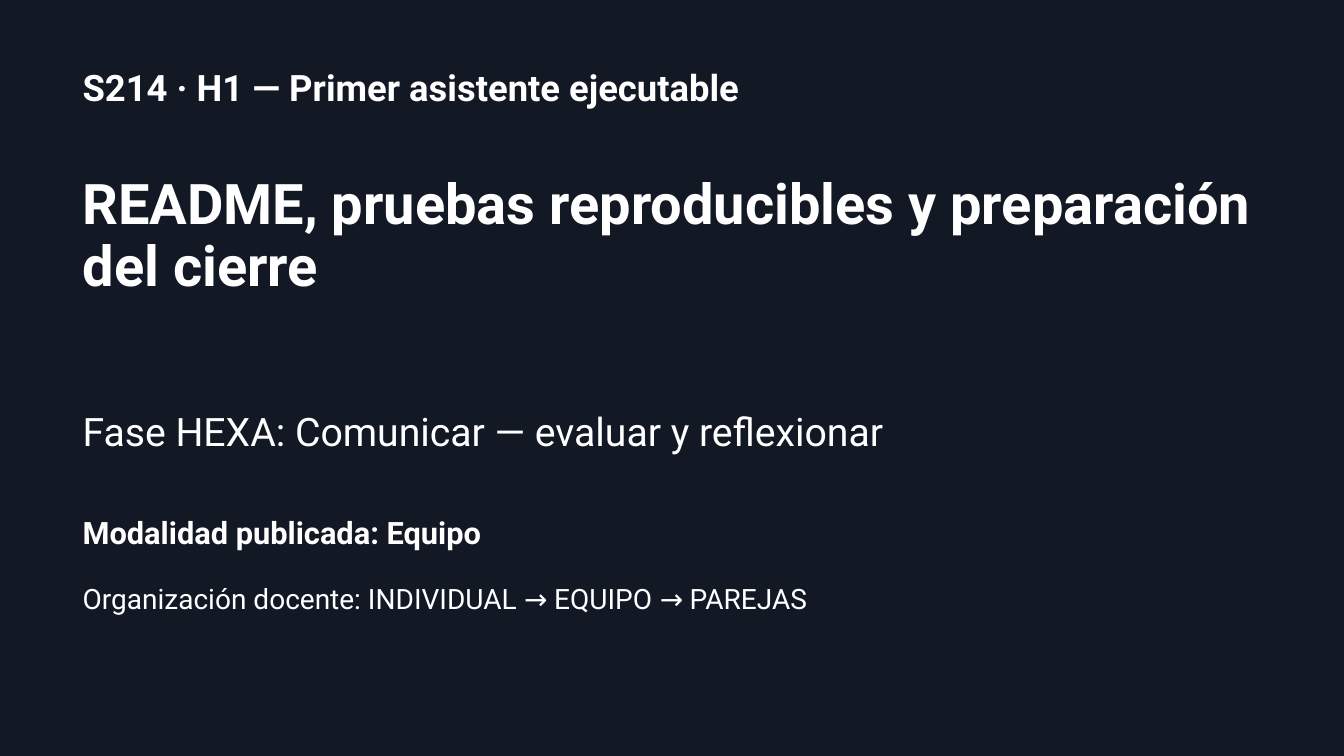
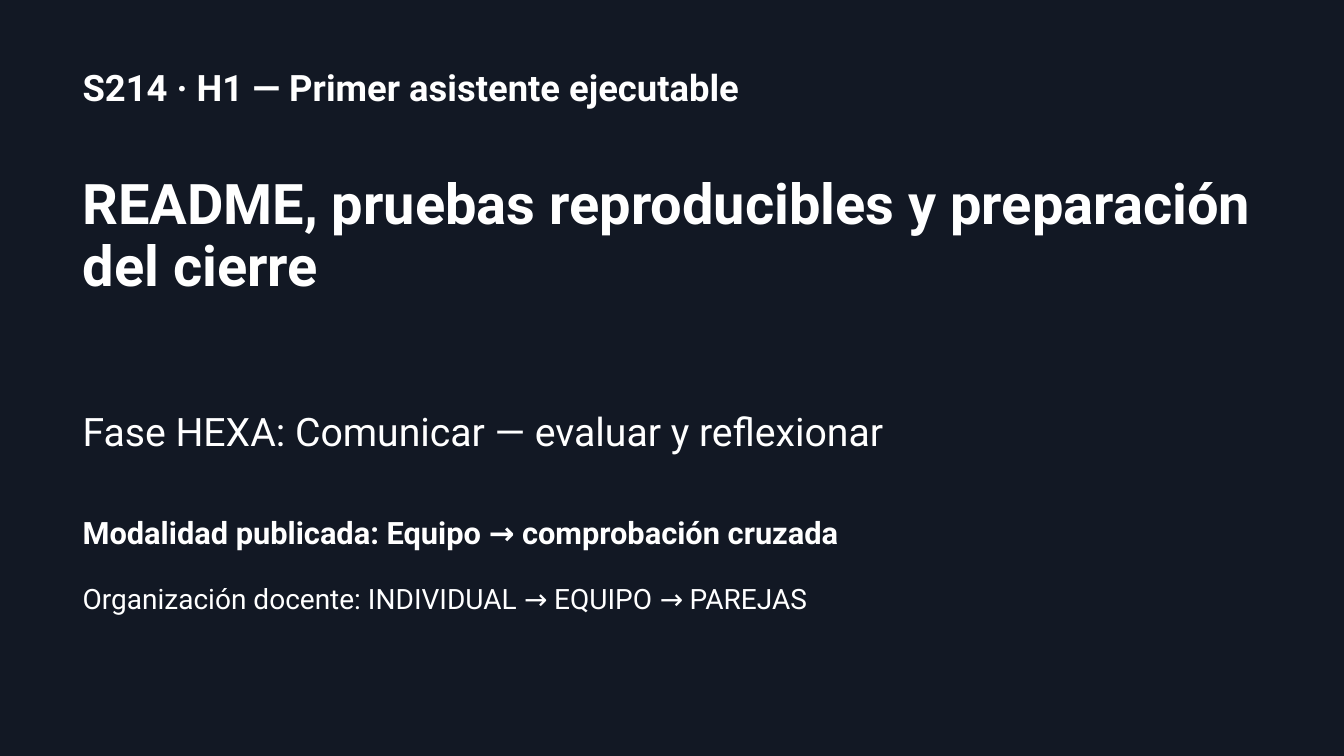
Before and after one commit to llombardero/curso-26-27, a slide deck: slide 1 of 02-PROFESORADO/03-PRESENTACIONES/POR-SESION/h1/S214-readme-y-evidencia-de-ejecucion-presentacion.pptx. Drawn at 1344x756 pixels with LibreOffice and Linux fonts; fonts in the diff are those of the drawing. Boxes give left, top, right and bottom in pixels: in the first picture for what was removed or moved away, otherwise in the second. Text is boxed around its words. In the diff, an @@ line names an element or a change of style, - is before the commit and + after.

```diff
--- a/02-PROFESORADO/03-PRESENTACIONES/POR-SESION/h1/S214-readme-y-evidencia-de-ejecucion-presentacion.pptx
+++ b/02-PROFESORADO/03-PRESENTACIONES/POR-SESION/h1/S214-readme-y-evidencia-de-ejecucion-presentacion.pptx
@@ text at (83,521,838,551): text changed @@
-Modalidad publicada: Equipo
+Modalidad publicada: Equipo → comprobación cruzada
```
Also in this commit, not shown: 3 other slides changed, 1 slide removed, 56 other files.
